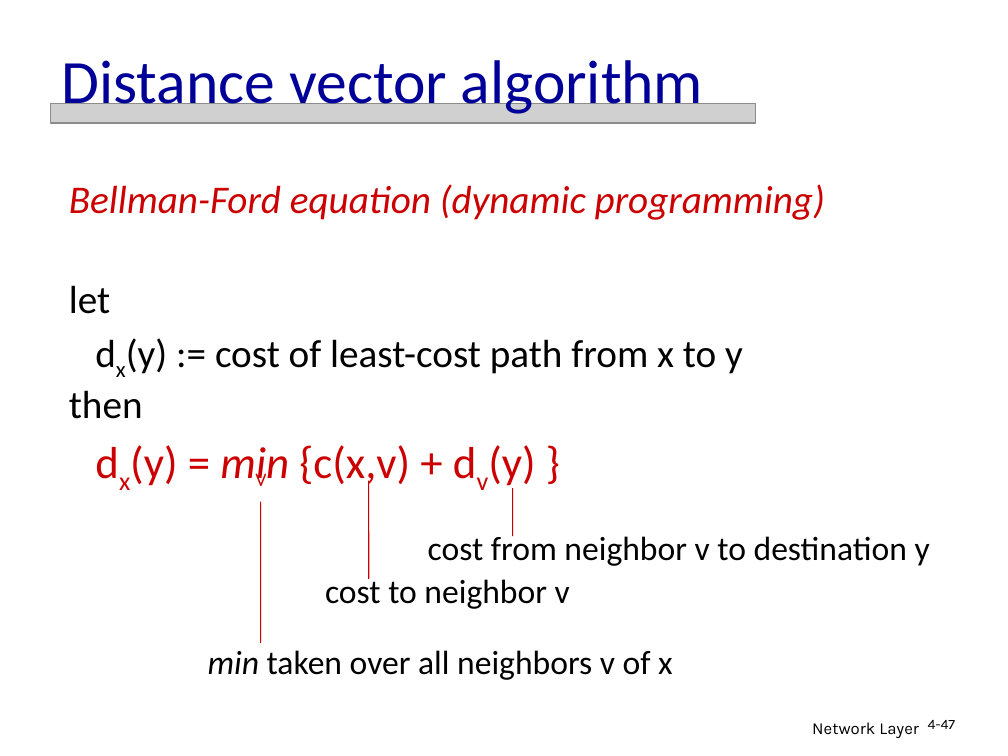
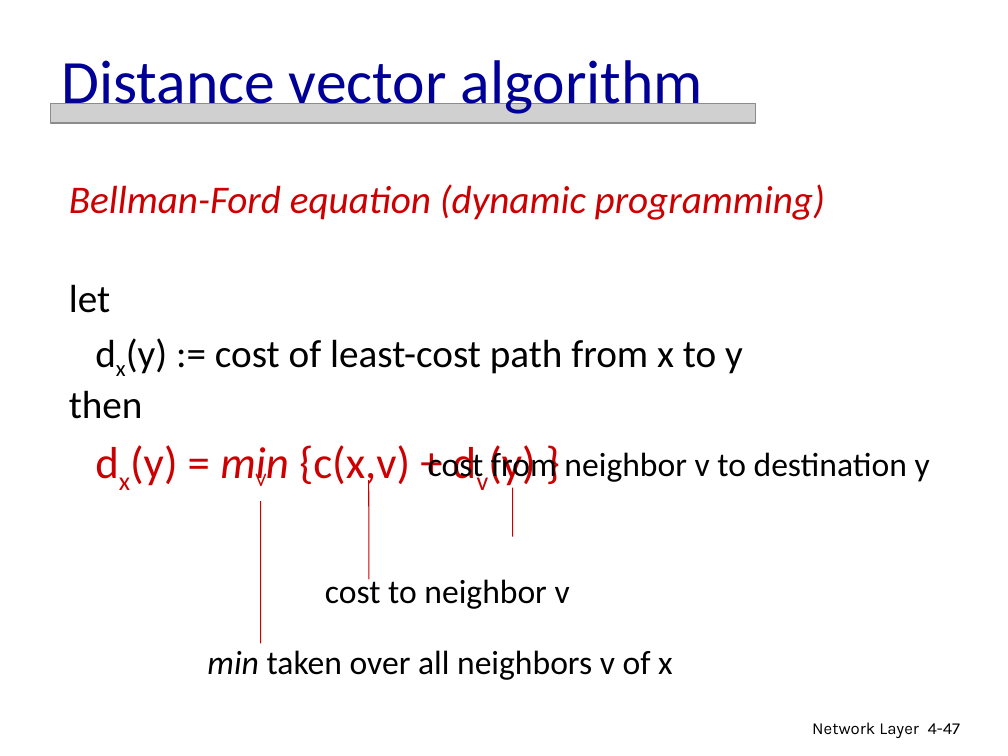
Before and after one commit to tomMoulard/PersonalSite, a slide deck: slide 47 of Main/assignment/network/Lecture_11_Ch04_Network_3.ppt. Drawn at 1008x756 pixels with LibreOffice and Linux fonts; fonts in the diff are those of the drawing; grey boxes stand for pictures. Boxes give left, top, right and bottom in pixels: in the first picture for what was removed or moved away, otherwise in the second. Text is boxed around its words. In the diff, an @@ line names an element or a change of style, - is before the commit and + after.

```diff
--- a/Main/assignment/network/Lecture_11_Ch04_Network_3.ppt
+++ b/Main/assignment/network/Lecture_11_Ch04_Network_3.ppt
@@ text "Bellman-Ford equation (dynamic programming)" at [69, 184, 825, 490]: indent changed @@
@@ text "cost from neighbor v to ...": place and size @@
-text "cost from neighbor v to ..." at [428, 532, 930, 566]
+text "cost from neighbor v to ..." at [428, 449, 930, 485]
@@ page number at [928, 723, 960, 734]: size 10.2 to 12 pt; line spacing 0.9 to 1 @@
```
Also in this commit, not shown: 55 other slides changed, 2 other files.
